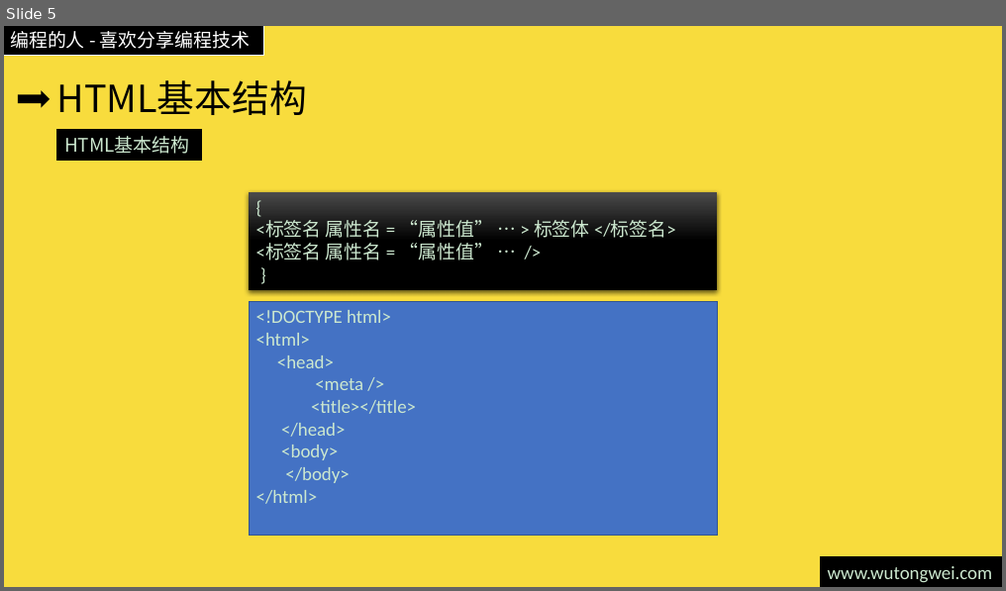
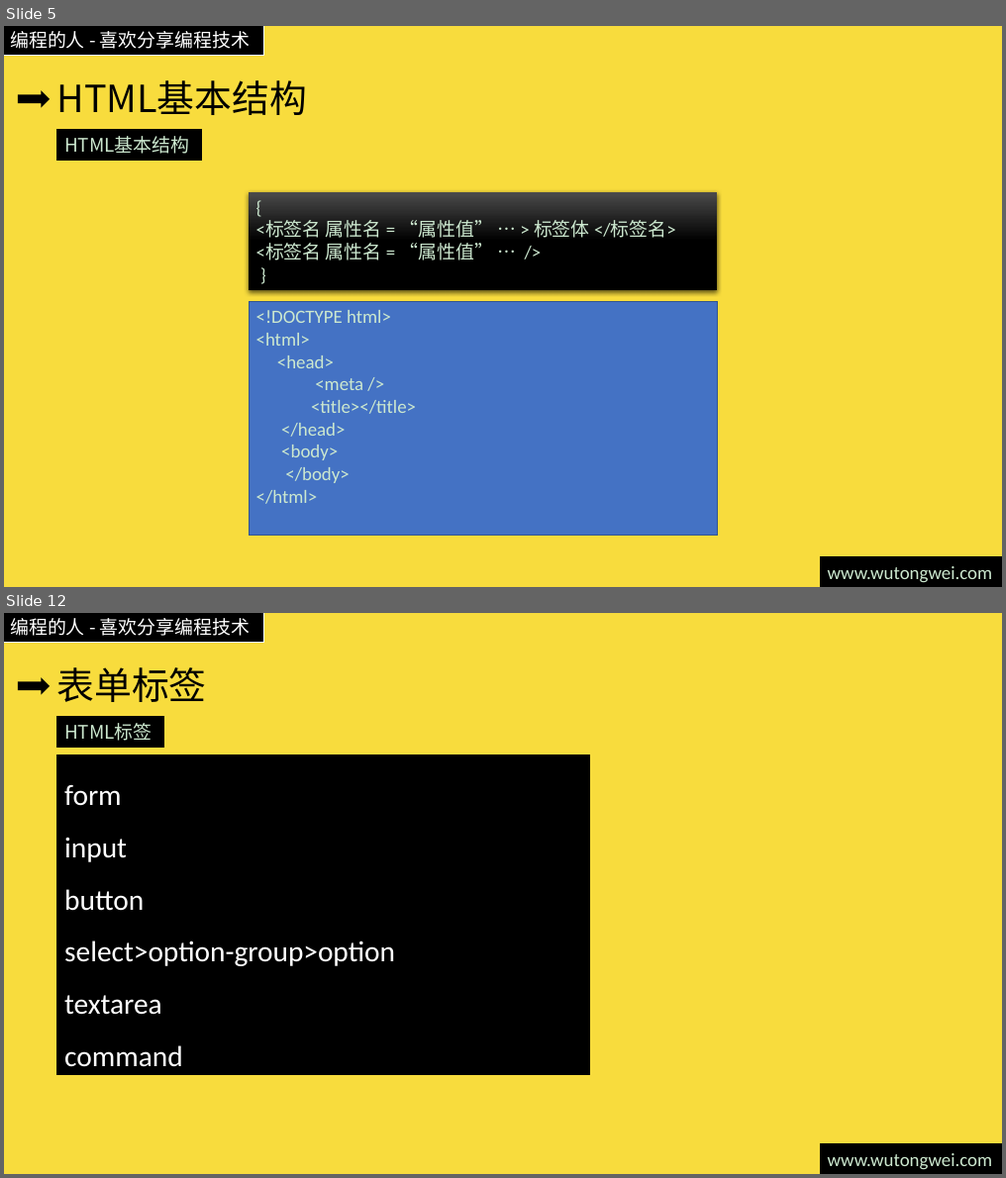
Before and after one commit to willculture/training, a slide deck: ppt/front-end/HTML5.pptx. Shown one above the other, each under a label of ours: slide 5 before the commit, slides 5 and 12 after it; the slides between them are not shown. The pictures are 1006x591 and 1006x1178 pixels, drawn with LibreOffice and Linux fonts; fonts in the diff are those of the drawing. Boxes give left, top, right and bottom in pixels: in the first picture for what was removed or moved away, otherwise in the second. Text is boxed around its words. In the diff, an @@ line names an element or a change of style, - is before the commit and + after.

Commit message:
更新html5需要学习标签

```diff
--- a/ppt/front-end/HTML5.pptx
+++ b/ppt/front-end/HTML5.pptx
@@ slide 12 added at bbox=[4, 613, 1002, 1174], background #F8DC3D; not listed: 3 template elements that a slide beside it also shows @@
@@ title added at bbox=[56, 667, 206, 702], 36 pt, text #000000 @@
+表单标签
@@ rectangle added at bbox=[57, 716, 163, 747], fill #000000, outline #000000 1 pt, 18 pt, text #CCE8CF @@
+HTML标签
@@ rectangle added at bbox=[57, 756, 589, 1075], fill #000000, outline #000000 1 pt, 28 pt, text #CCE8CF @@
+form
+input
+button
+select>option-group>option
+textarea
+command
```
Also in this commit, not shown: 1 slide changed, 9 other slides added.
